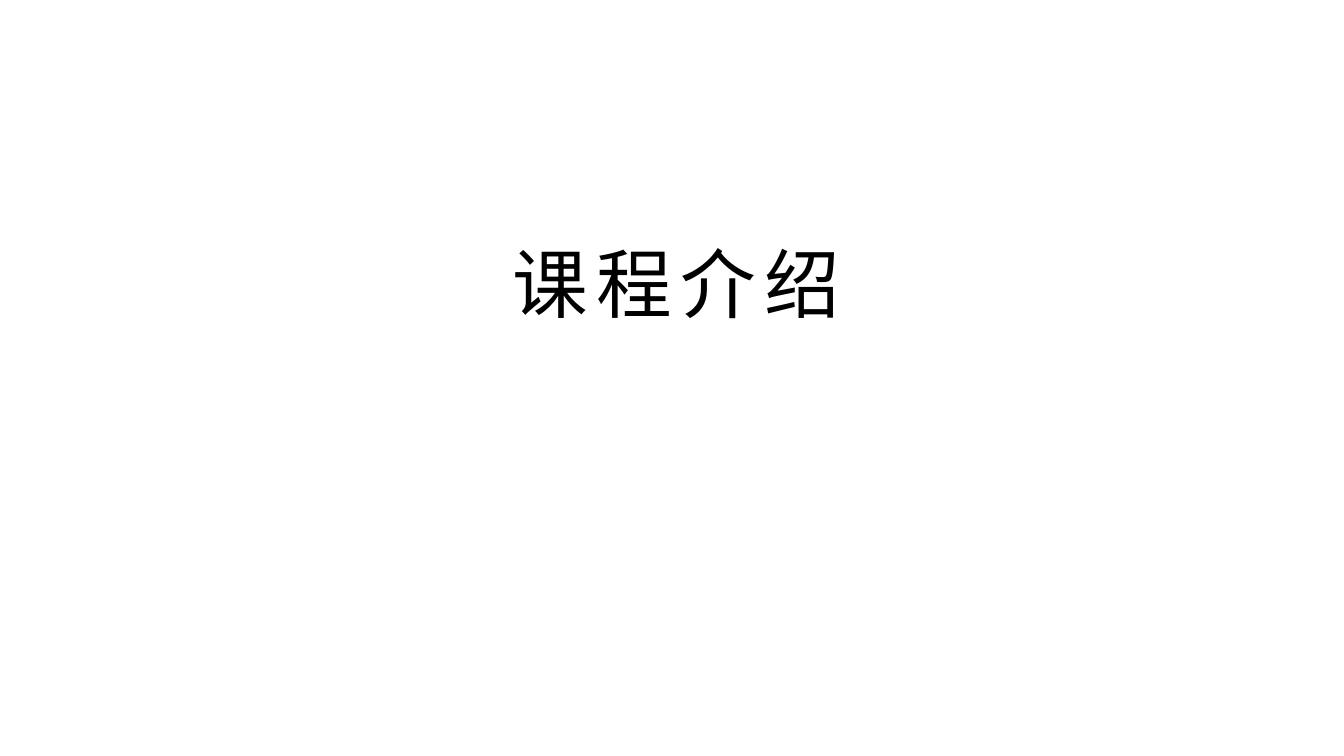
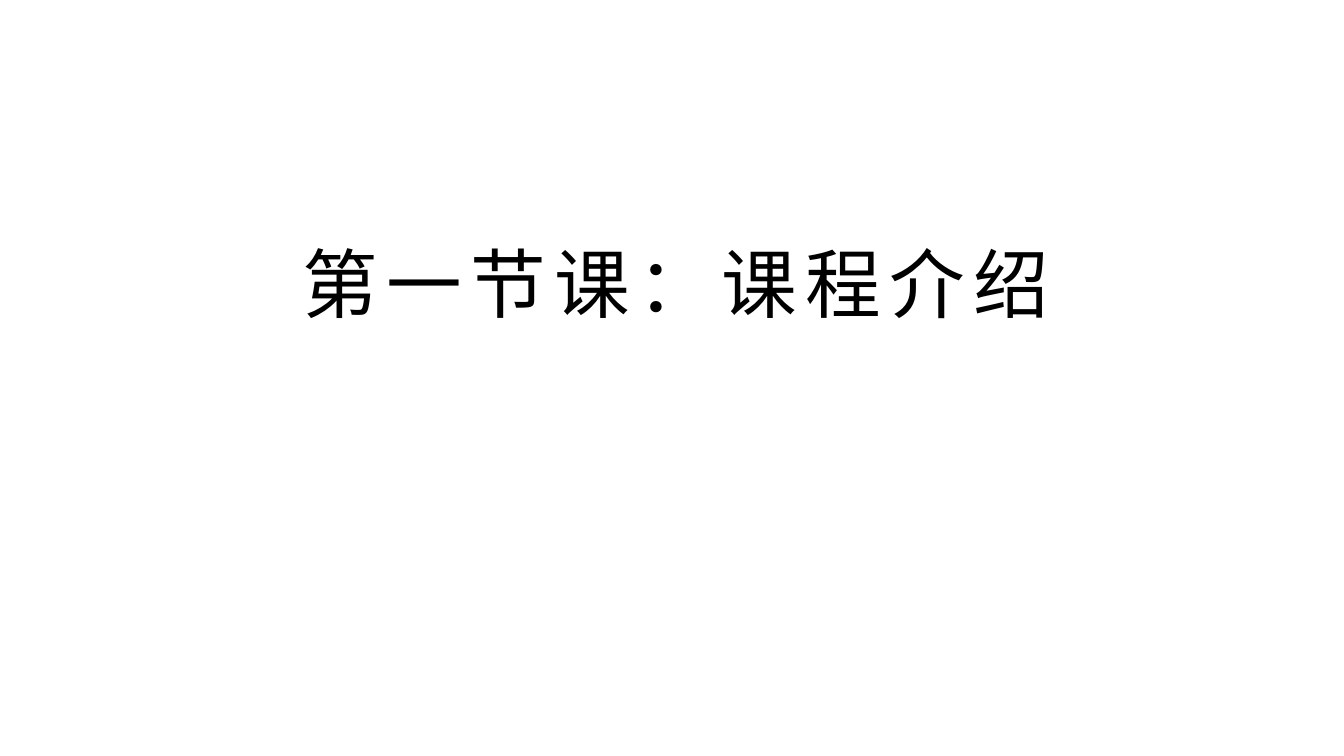
Before and after one commit to yyc-git/WebGPUEdu, a slide deck: slide 2 of packages/introduce/课程介绍.pptx. Drawn at 1344x756 pixels with LibreOffice and Linux fonts; fonts in the diff are those of the drawing; background and template pictures are left out. Boxes give left, top, right and bottom in pixels: in the first picture for what was removed or moved away, otherwise in the second. Text is boxed around its words. In the diff, an @@ line names an element or a change of style, - is before the commit and + after.

```diff
--- a/packages/introduce/课程介绍.pptx
+++ b/packages/introduce/课程介绍.pptx
@@ title at <box>302,248,1049,319</box>: text changed @@
-课程介绍
+第一节课：课程介绍
```
Also in this commit, not shown: 1 other file.
